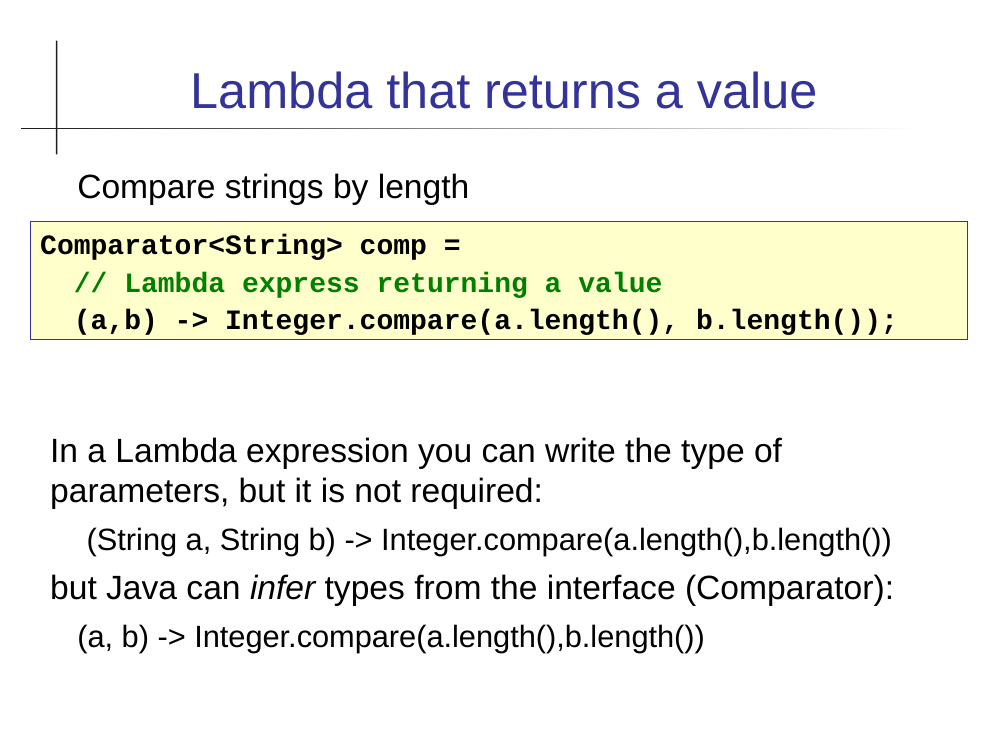
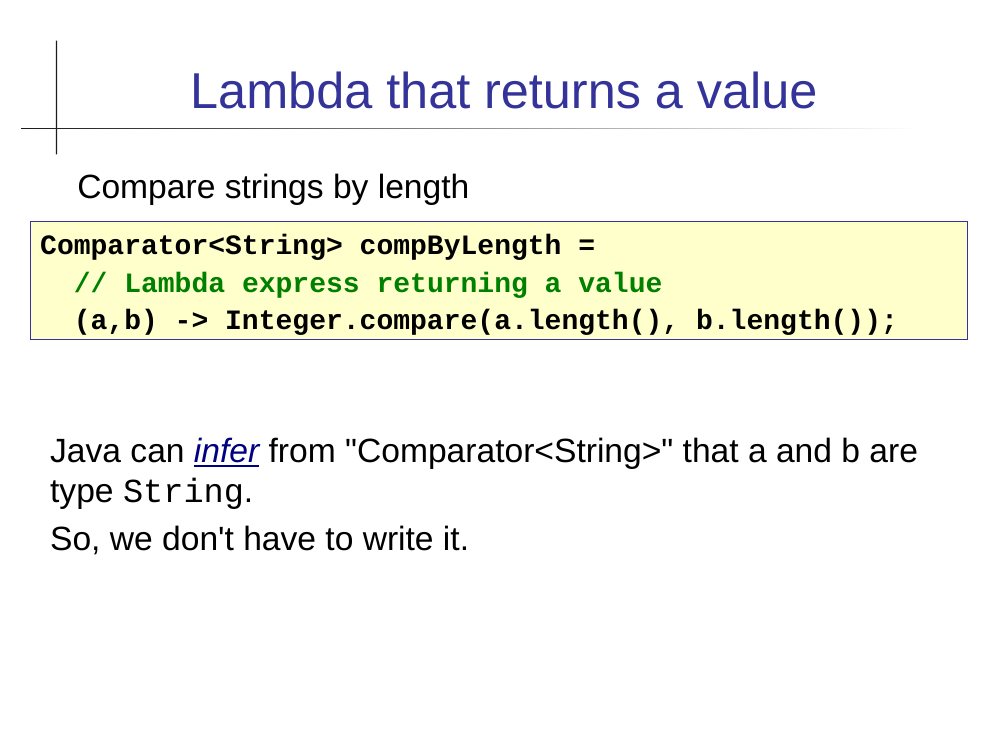
Before and after one commit to skeoop/skeoop.github.io, a slide deck: slide 17 of week13/Java-8-Features.ppt (slide 16 before the commit). Drawn at 1008x756 pixels with LibreOffice and Linux fonts; fonts in the diff are those of the drawing. Boxes give left, top, right and bottom in pixels: in the first picture for what was removed or moved away, otherwise in the second. Text is boxed around its words. In the diff, an @@ line names an element or a change of style, - is before the commit and + after.

```diff
--- a/week13/Java-8-Features.ppt
+++ b/week13/Java-8-Features.ppt
@@ text in rectangle at box(40, 235, 562, 260): text changed @@
-Comparator<String> comp =
+Comparator<String> compByLength =
@@ text at box(50, 437, 918, 555): text changed @@
-In a Lambda expression you can write the type of parameters, but it is not required:
-(String a, String b) -> Integer.compare(a.length(),b.length())
-but Java can infer types from the interface (Comparator):
-(a, b) -> Integer.compare(a.length(),b.length())
+Java can infer from "Comparator<String>" that a and b are type String.
+So, we don't have to write it.
```
Also in this commit, not shown: 16 other slides changed, 1 slide added, 10 other files.
